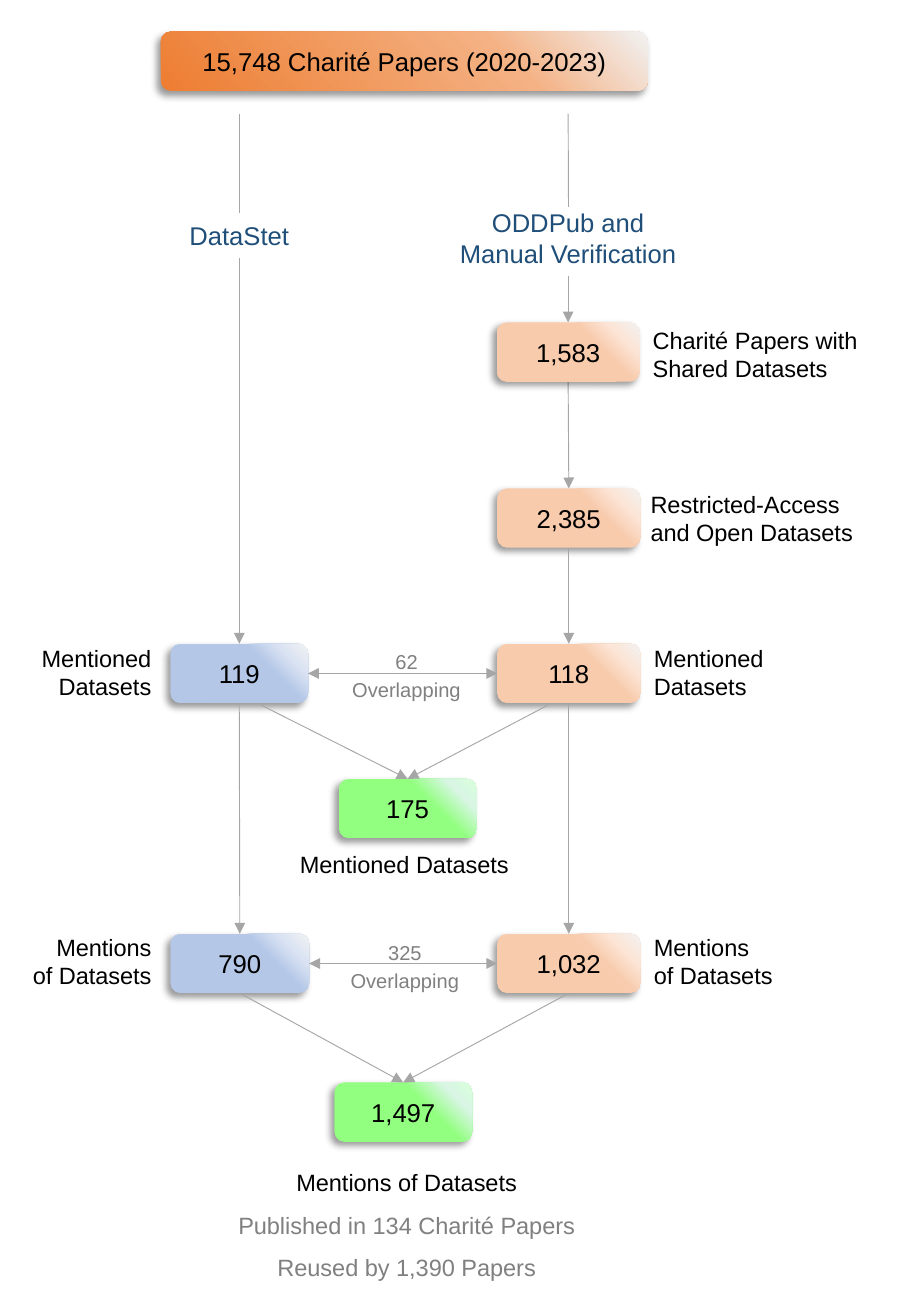
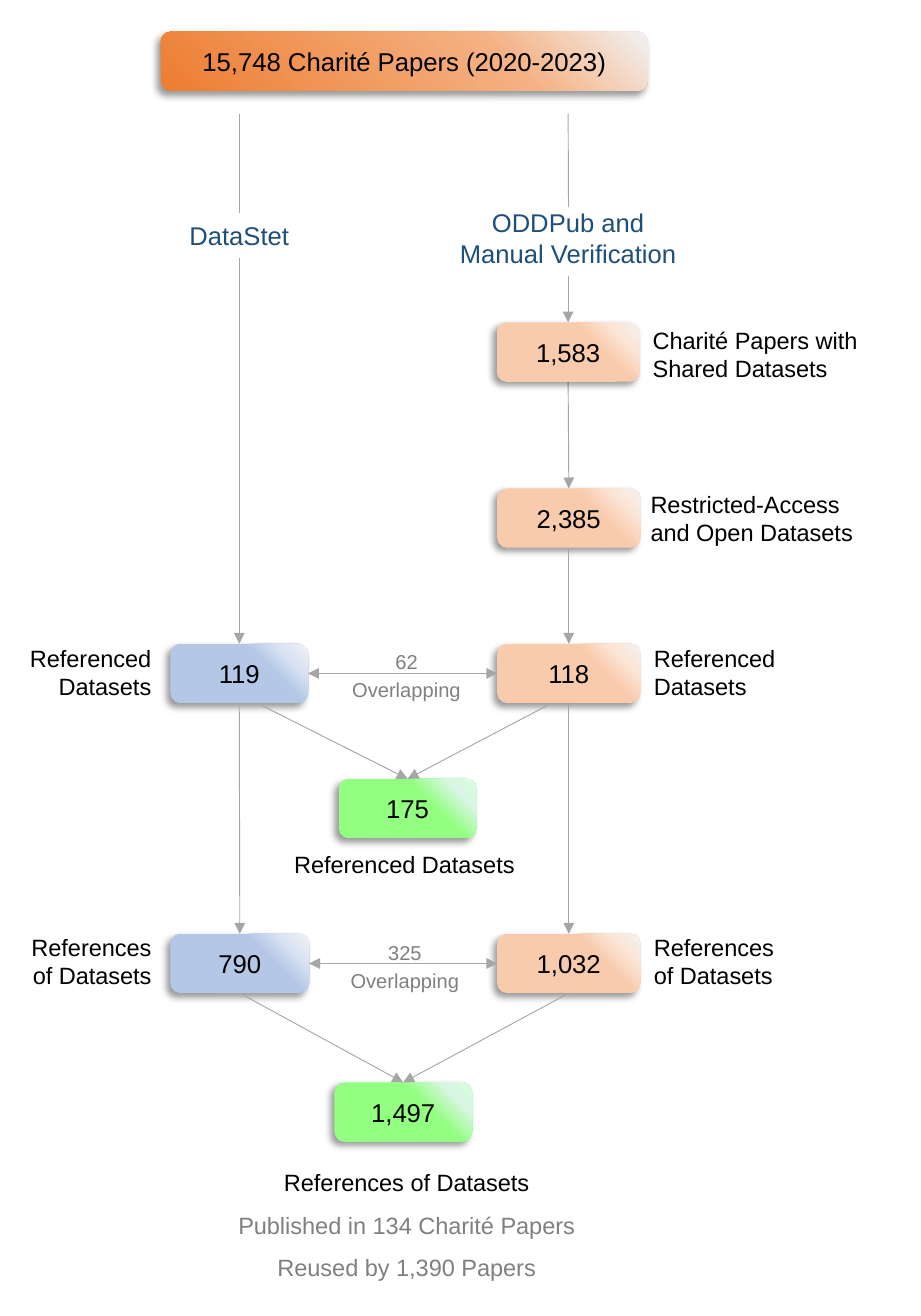
Before and after one commit to quest-bih/Mapping-the-reuse-of-biomedical-research-data, a slide deck: slide 1 of plots_files/plots_png/pptx/plots_png.pptx. Drawn at 921x1316 pixels with LibreOffice and Linux fonts; fonts in the diff are those of the drawing. Boxes give left, top, right and bottom in pixels: in the first picture for what was removed or moved away, otherwise in the second. Text is boxed around its words. In the diff, an @@ line names an element or a change of style, - is before the commit and + after.

Commit message:
Changed "mentions" in fig-caps to "references"; Made sure fig-caps are up to date; Made sure that every title of figure is with caps; Fixed Fig-caps indent in supp-fig; Deleted the not-used plots-pdf.qmd; Changed "mentions" in all of the plots themselves to "References"; Rendered pdf.

```diff
--- a/plots_files/plots_png/pptx/plots_png.pptx
+++ b/plots_files/plots_png/pptx/plots_png.pptx
@@ text at <box>30,650,151,668</box>: text changed @@
-Mentioned
+Referenced
@@ text at <box>654,650,775,668</box>: text changed @@
-Mentioned
+Referenced
@@ text at <box>294,856,515,874</box>: text changed @@
-Mentioned Datasets
+Referenced Datasets
@@ text at <box>31,939,151,957</box>: text changed @@
-Mentions
+References
@@ text at <box>654,939,774,957</box>: text changed @@
-Mentions
+References
@@ text at <box>284,1174,530,1192</box>: text changed @@
-Mentions of Datasets
+References of Datasets
```
Also in this commit, not shown: 1 slide removed, 22 other files.
